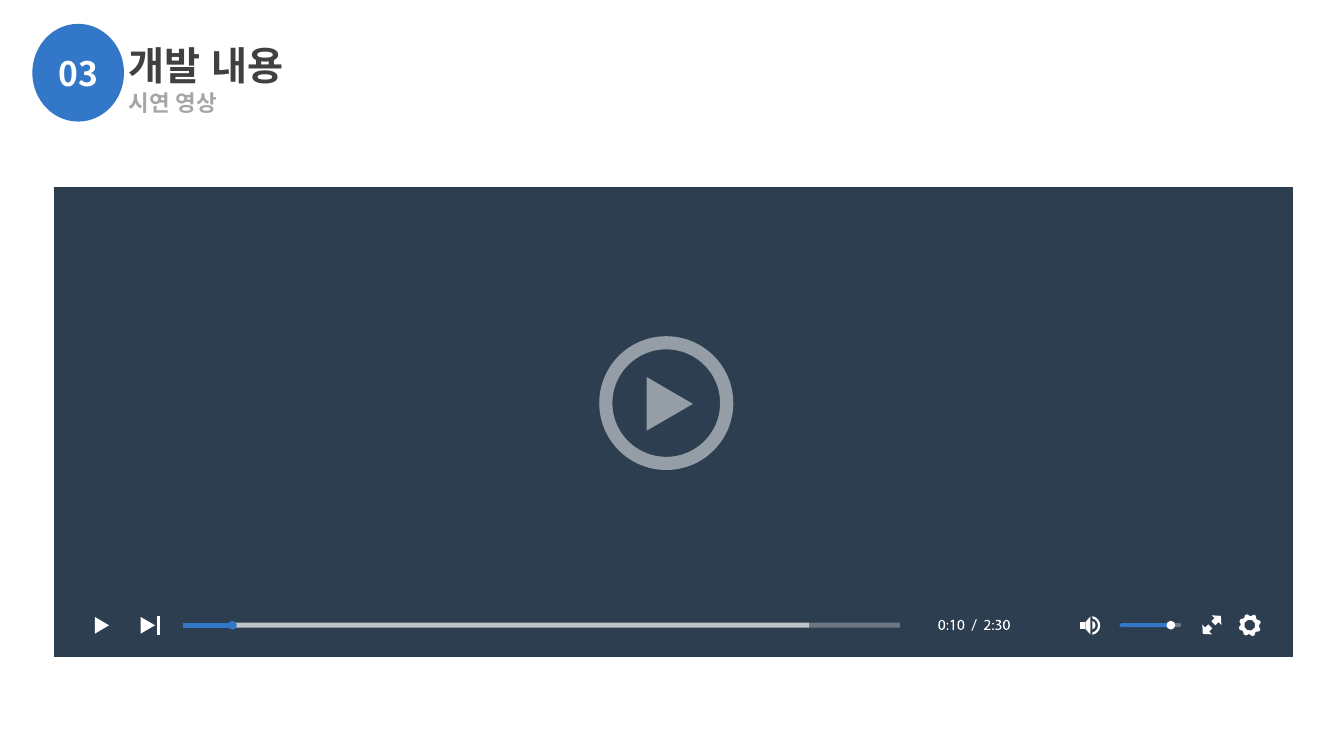
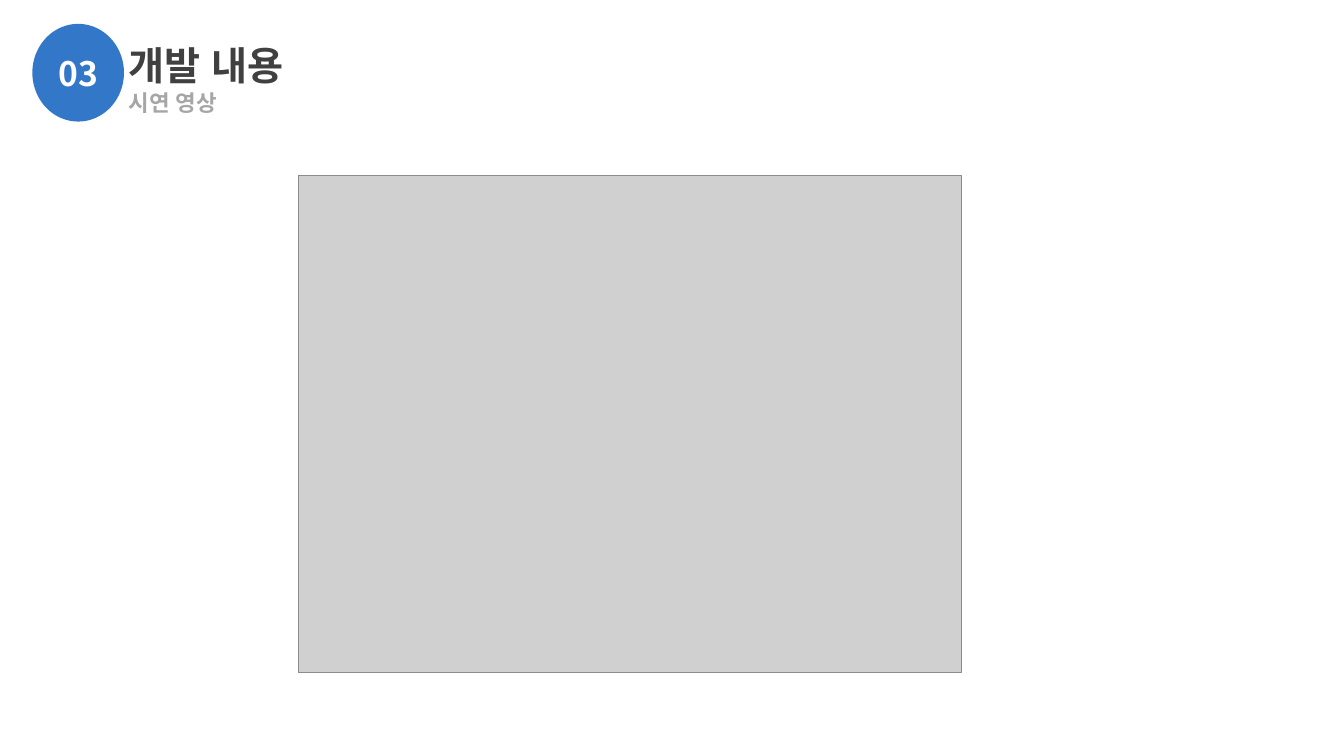
Before and after one commit to hdprojectteam2/hyundai8_2team_booketing, a slide deck: slide 32 of 최종산출물/4. 포트폴리오/[2조] 팀별 프로젝트 결과보고서_최종 프로젝트_.pptx (slide 31 before the commit). Drawn at 1344x756 pixels with LibreOffice and Linux fonts; fonts in the diff are those of the drawing; grey boxes stand for pictures; background and template pictures are left out. Boxes give left, top, right and bottom in pixels: in the first picture for what was removed or moved away, otherwise in the second. Text is boxed around its words. In the diff, an @@ line names an element or a change of style, - is before the commit and + after.

```diff
--- a/최종산출물/4. 포트폴리오/[2조] 팀별 프로젝트 결과보고서_최종 프로젝트_.pptx
+++ b/최종산출물/4. 포트폴리오/[2조] 팀별 프로젝트 결과보고서_최종 프로젝트_.pptx
@@ picture added at (x1=299, y1=175, x2=962, y2=673) @@
@@ group removed at (x1=53, y1=188, x2=1294, y2=657): 29 freeform shapes @@
```
Also in this commit, not shown: 1 other slide changed, 1 slide added.
